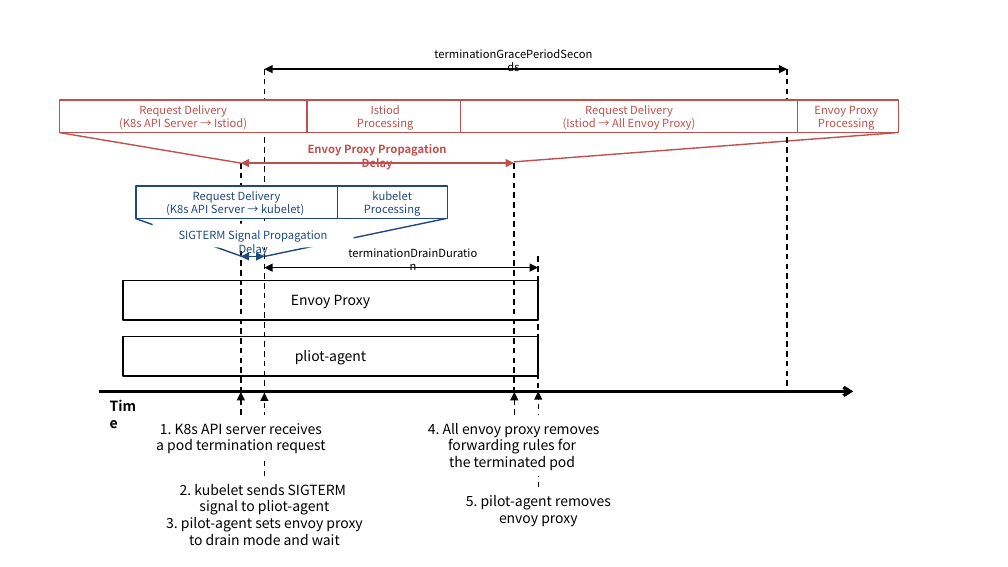
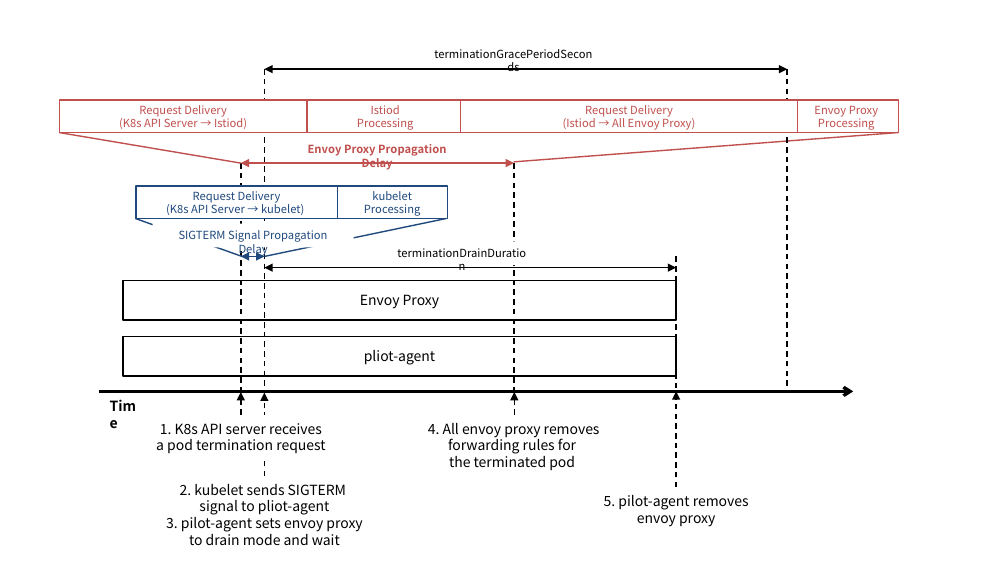
Before and after one commit to ssup2/blog-software, a slide deck: slide 3 of content/docs/theory-analysis/istio-pod-gracefully-termination/images/images.pptx. Drawn at 1008x567 pixels with LibreOffice and Linux fonts; fonts in the diff are those of the drawing. Boxes give left, top, right and bottom in pixels: in the first picture for what was removed or moved away, otherwise in the second. Text is boxed around its words. In the diff, an @@ line names an element or a change of style, - is before the commit and + after.

```diff
--- a/content/docs/theory-analysis/istio-pod-gracefully-termination/images/images.pptx
+++ b/content/docs/theory-analysis/istio-pod-gracefully-termination/images/images.pptx
@@ double arrow moved from (538, 268) - (264, 268) to (676, 268) - (264, 268) @@
@@ text "terminationDrainDuration": place and size @@
-text "terminationDrainDuration" at (338, 242, 489, 266)
+text "terminationDrainDuration" at (386, 242, 537, 266)
@@ rounded rectangle "Envoy Proxy": place and size @@
-rounded rectangle "Envoy Proxy" at (123, 280, 538, 320)
+rounded rectangle "Envoy Proxy" at (123, 280, 676, 320)
@@ rounded rectangle "pliot-agent": place and size @@
-rounded rectangle "pliot-agent" at (123, 337, 538, 376)
+rounded rectangle "pliot-agent" at (123, 337, 676, 376)
@@ 1 text, 1 line, 1 arrow: place and size @@
-1 text, 1 line, 1 arrow at (466, 256, 611, 527)
+1 text, 1 line, 1 arrow at (604, 256, 749, 527)
```
Also in this commit, not shown: 2 other slides changed, 4 other files.
